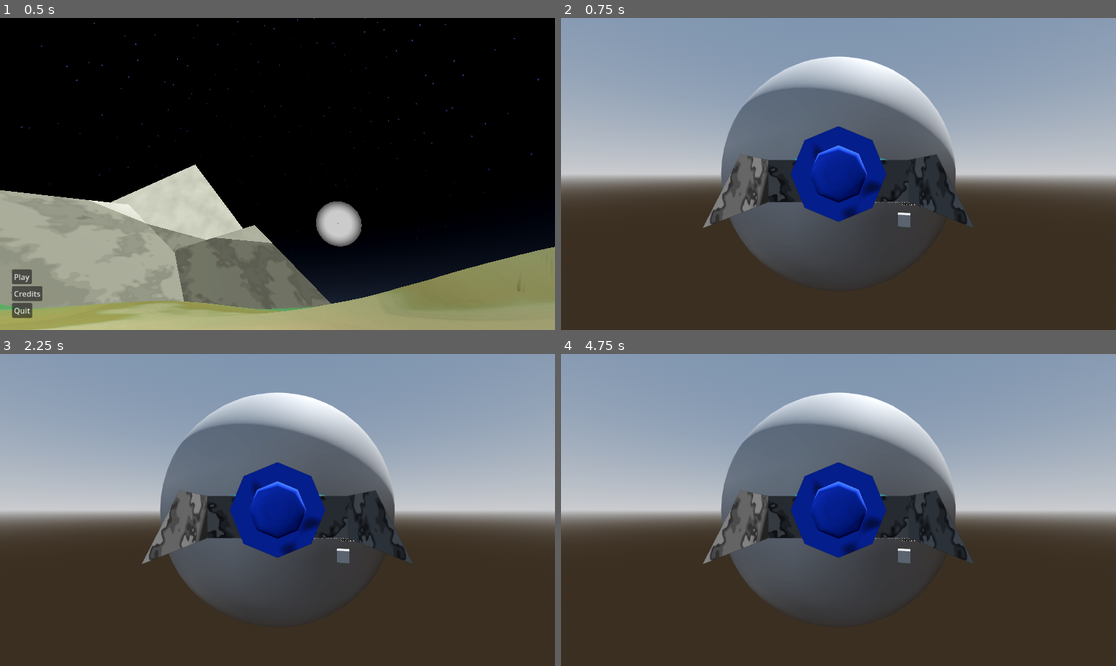
Above: before the commit, frames 1-4 (two rows, left to right).
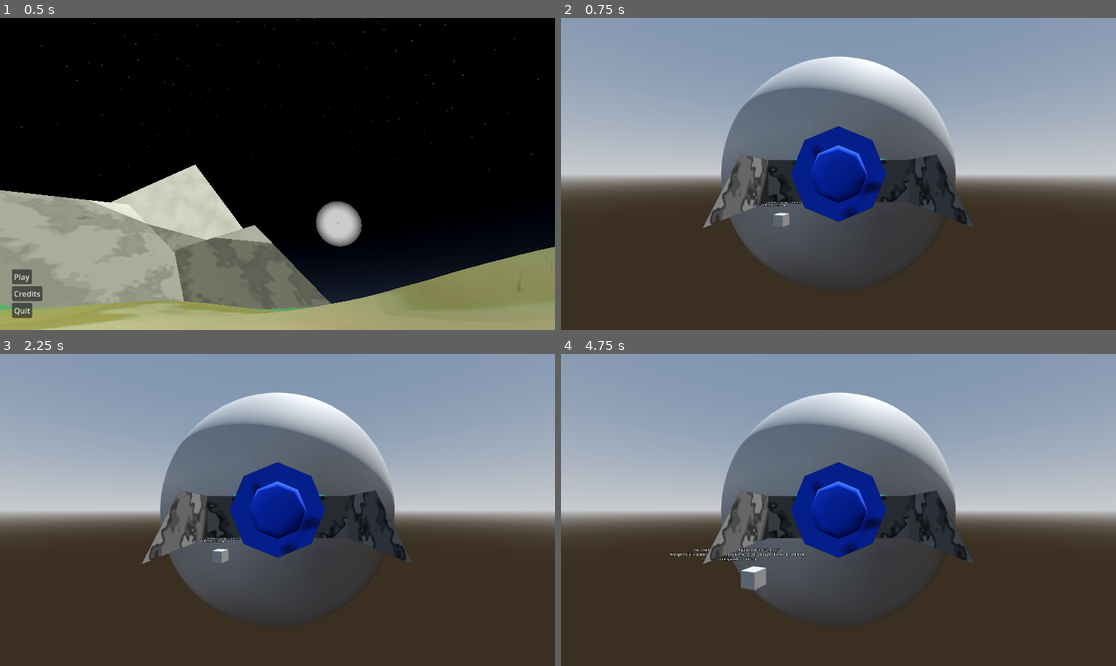
Above: after the commit, the same moments.

Repository: Ortley/black-hole-stars
Game: Godot game, scene res://scene/init.tscn
Two runs of this game, one before a commit and one after it. Both use one fixed random seed, a clock stepped at 60 frames per second and the inputs below.
Inputs (mouse positions are in pixels of both pictures, inside the frame that each line leads up to):
- Up to frame 1 (0.5 s): no input
- Up to frame 2 (0.75 s): click "Play" at 0.5 s
- Up to frame 3 (2.25 s): tap Enter at 1.25 s; move the mouse to (399, 494) at 1.27 s; hold Right 1.28-2.03 s; tap Alt at 1.35 s; click (399, 494) at 1.42 s; tap Space at 2 s; move the mouse to (166, 525) at 2.02 s; hold Down from 2.03 s (still down); tap Shift at 2.1 s; click (166, 525) at 2.17 s
- Up to frame 4 (4.75 s): tap Enter at 2.75 s; move the mouse to (894, 441) at 2.77 s; release Down at 2.78 s; hold Right 2.78-3.53 s; tap Alt at 2.85, 4.35 s; click (894, 441) at 2.92 s; move the mouse to (810, 572) at 3.52 s; hold Up 3.53-4.28 s; tap Shift at 3.6 s; click (810, 572) at 3.67 s; move the mouse to (1005, 556) at 4.27 s; hold Left from 4.28 s (still down); click (1005, 556) at 4.42 s

Frame 1 is identical in both runs. In frame 2, 0.2% of the frame differs, in the area x 35-64%, y 17-68%; in frame 3, 0.3%; in frame 4, 0.7%, in the area x 19-64%, y 49-76%.

Commit message:
Add physics to space objects

Diff:
--- a/project.godot
+++ b/project.godot
@@ -60,6 +60,26 @@
 "events": [Object(InputEventKey,"resource_local_to_scene":false,"resource_name":"","device":-1,"window_id":0,"alt_press …(195 unchanged characters)…
 ]
 }
+throttle_increase={
+"deadzone": 0.2,
+"events": [Object(InputEventKey,"resource_local_to_scene":false,"resource_name":"","device":-1,"window_id":0,"alt_pressed":false,"shift_pressed":false,"ctrl_pressed":false,"meta_pressed":false,"pressed":false,"keycode":0,"physical_keycode":4194325,"key_label":0,"unicode":0,"location":0,"echo":false,"script":null)
+]
+}
+throttle_decrease={
+"deadzone": 0.2,
+"events": [Object(InputEventKey,"resource_local_to_scene":false,"resource_name":"","device":-1,"window_id":0,"alt_pressed":false,"shift_pressed":false,"ctrl_pressed":false,"meta_pressed":false,"pressed":false,"keycode":0,"physical_keycode":4194326,"key_label":0,"unicode":0,"location":0,"echo":false,"script":null)
+]
+}
+roll_left={
+"deadzone": 0.2,
+"events": [Object(InputEventKey,"resource_local_to_scene":false,"resource_name":"","device":-1,"window_id":0,"alt_pressed":false,"shift_pressed":false,"ctrl_pressed":false,"meta_pressed":false,"pressed":false,"keycode":0,"physical_keycode":81,"key_label":0,"unicode":113,"location":0,"echo":false,"script":null)
+]
+}
+roll_right={
+"deadzone": 0.2,
+"events": [Object(InputEventKey,"resource_local_to_scene":false,"resource_name":"","device":-1,"window_id":0,"alt_pressed":false,"shift_pressed":false,"ctrl_pressed":false,"meta_pressed":false,"pressed":false,"keycode":0,"physical_keycode":69,"key_label":0,"unicode":101,"location":0,"echo":false,"script":null)
+]
+}
 
 [layer_names]
 
@@ -69,6 +89,7 @@
 [physics]
 
 3d/physics_engine="Jolt Physics"
+3d/default_gravity=0.0
 
 [rendering]
 
--- a/scene/game.tscn
+++ b/scene/game.tscn
@@ -1,87 +1,9 @@
 [gd_scene format=3 uid="uid://bqgm1h2l0q1se"]
 
 [ext_resource type="Script" uid="uid://bam1jhwo5dvuo" path="res://script/class/normal_space_body.gd" id="1_5kiuu"]
-
-[sub_resource type="GDScript" id="GDScript_n4st5"]
-resource_name = "space-manager"
-script/source = "extends Node
-
-@onready var normal: Node3D = $\"../World/Normal\"
-@onready var scaled: Node3D = $\"../World/Scaled\"
-
-@onready var scaled_cam: Camera3D = $\"../Scaled/SVC/SubViewport/Camera\"
-@onready var normal_cam: Camera3D = $\"../Normal/SVC/SubViewport/Camera\"
-@onready var smartmobile: Node3D = $\"../World/Normal/Smartmobile\"
-
-var smartmobile_pos := DoubleVector.new(0,0,0)
-var normal_cam_pos := DoubleVector.new(0, 0, 0)
-var cam_basis := Basis.IDENTITY
-var mouse_sens := 0.005
-var roting := false
-var zoom := 4.0
-var mouse_input := Vector2.ZERO
-
-var origin := DoubleVector.new(0, 0, 0)
-var threshold := 1000
-@onready var threshold_squared := threshold * threshold
-var scale := 10000.0
-
-func _ready() -> void:
-	normal.visible = true
-	scaled.visible = true;
-
-	smartmobile_pos.x = smartmobile.position.x
-	smartmobile_pos.y = smartmobile.position.y
-	smartmobile_pos.z = smartmobile.position.z
-
-func _physics_process(_delta: float) -> void:
-	var a = smartmobile_pos.vec3() + zoom * cam_basis.z
-	normal_cam_pos.x = a.x;
-	normal_cam_pos.y = a.y;
-	normal_cam_pos.z = a.z;
-	var diff := normal_cam_pos.sub(origin)
-	if diff.length_squared() > threshold_squared:
-		origin.x = normal_cam_pos.x
-		origin.y = normal_cam_pos.y
-		origin.z = normal_cam_pos.z
-
-		print(\"shiftin time!\")
-
-		for body in get_tree().get_nodes_in_group(\"space_bodies\"):
-			if body is NormalSpaceBody:
-				#body.position.x -= diff.x
-				#body.position.y -= diff.y
-				#body.position.z -= diff.z
-				body.position.x = body.real_pos.x - origin.x
-				body.position.y = body.real_pos.y - origin.y
-				body.position.z = body.real_pos.z - origin.z
-				print(body.position)
-
-	normal_cam.position.x = normal_cam_pos.x - origin.x
-	normal_cam.position.y = normal_cam_pos.y - origin.y
-	normal_cam.position.z = normal_cam_pos.z - origin.z
-	normal_cam.basis = cam_basis
-
-	scaled_cam.position.x = normal_cam_pos.x / scale
-	scaled_cam.position.y = normal_cam_pos.y / scale
-	scaled_cam.position.z = normal_cam_pos.z / scale
-	scaled_cam.basis = cam_basis
-
-func _input(event: InputEvent) -> void:
-	if event is InputEventMouseButton:
-		if event.button_index == MouseButton.MOUSE_BUTTON_RIGHT:
-			roting = event.pressed
-		elif event.button_index == MouseButton.MOUSE_BUTTON_WHEEL_DOWN:
-			zoom *= 1.15
-		elif event.button_index == MouseButton.MOUSE_BUTTON_WHEEL_UP:
-			zoom /= 1.15
-	elif roting == true and event is InputEventMouseMotion:
-		mouse_input = event.relative
-		cam_basis = Basis(Vector3.UP, -event.relative.x * mouse_sens) * cam_basis
-		cam_basis = cam_basis * Basis(Vector3.RIGHT, -event.relative.y * mouse_sens)
-		cam_basis = cam_basis.orthonormalized()
-
-"
+[ext_resource type="Script" uid="uid://ypunvoqwx5df" path="res://script/space-manager.gd" id="1_dbls1"]
+[ext_resource type="Script" uid="uid://cpoj2n3nxhl5f" path="res://script/class/thruster.gd" id="2_33cqm"]
+[ext_resource type="Script" uid="uid://ci2c07u5enlda" path="res://script/class/rcs.gd" id="3_xwcet"]
 
 [sub_resource type="ProceduralSkyMaterial" id="ProceduralSkyMaterial_n4st5"]
 sky_horizon_color = Color(0.66224277, 0.6717428, 0.6867428, 1)
@@ -156,10 +78,30 @@
 uv1_triplanar = true
 uv1_triplanar_sharpness = 150.0
 
+[sub_resource type="GDScript" id="GDScript_33cqm"]
+resource_name = "controller"
+script/source = "extends Node
+
+@export var target: NormalSpaceBody
+var intent_roll: float = 0.0
+var intent_pitch: float = 0.0
+var intent_z: float = 0.0
+
+func _process(delta: float) -> void:
+	intent_roll = Input.get_axis(\"roll_left\", \"roll_right\")
+	intent_pitch = Input.get_axis(\"test_cam_forward\", \"test_cam_backward\")
+	intent_z = Input.get_axis(\"throttle_decrease\", \"throttle_increase\")
+
+func _physics_process(delta: float) -> void:
+	target.thrusters[0].throttle = clampf(target.thrusters[0].throttle + intent_z * 3 * delta, 0, 1)
+	target.rcs[0].active = intent_roll > 0
+	target.rcs[1].active = intent_roll < 0
+	target.rcs[2].active = intent_pitch > 0
+	target.rcs[3].active = intent_pitch < 0
+
+"
+
 [node name="Game" type="Node3D" unique_id=1835963098]
-
-[node name="SpaceManager" type="Node" parent="." unique_id=1155875696]
-script = SubResource("GDScript_n4st5")
 
 [node name="WorldEnvironment" type="WorldEnvironment" parent="." unique_id=1567304175]
 environment = SubResource("Environment_dbls1")
@@ -183,7 +125,7 @@
 
 [node name="Normal" type="Node3D" parent="World" unique_id=1530911982]
 
-[node name="CSGBox3D" type="Node3D" parent="World/Normal" unique_id=1183222634]
+[node name="CSGBox3D" type="RigidBody3D" parent="World/Normal" unique_id=950559973]
 transform = Transform3D(0.9437029, 0, -0.3307944, 0, 1, 0, 0.3307944, 0, 0.9437029, 0, 0, -5.749104)
 script = ExtResource("1_5kiuu")
 metadata/_custom_type_script = "uid://bam1jhwo5dvuo"
@@ -191,7 +133,7 @@
 [node name="CSGBox3D" type="CSGBox3D" parent="World/Normal/CSGBox3D" unique_id=151166055]
 layers = 2
 
-[node name="StupidMobile" type="Node3D" parent="World/Normal" unique_id=1900386567]
+[node name="StupidMobile" type="RigidBody3D" parent="World/Normal" unique_id=1061764045]
 transform = Transform3D(1, 0, 0, 0, 1, 0, 0, 0, 1, 7.779869, 6.0885305, 7.1158524)
 visible = false
 script = ExtResource("1_5kiuu")
@@ -238,8 +180,10 @@
 transform = Transform3D(1, 0, 0, 0, 1, 0, 0, 0, 1, 0, 1.5, 0)
 cone = true
 
-[node name="Smartmobile" type="Node3D" parent="World/Normal" unique_id=1061102170]
-transform = Transform3D(1, 0, 0, 0, 1, 0, 0, 0, 1, -5.517083, 3.853245, 7.390007)
+[node name="Smartmobile" type="RigidBody3D" parent="World/Normal" unique_id=1007455145]
+transform = Transform3D(1, 0, 0, 0, 1, 0, 0, 0, 1, 5, 4, 8)
+mass = 100.0
+center_of_mass_mode = 1
 script = ExtResource("1_5kiuu")
 metadata/_custom_type_script = "uid://bam1jhwo5dvuo"
 
@@ -336,16 +280,53 @@
 height = 1.25
 cone = true
 
-[node name="Node3D" type="Node3D" parent="World/Normal" unique_id=438934981]
+[node name="Thruster" type="Node3D" parent="World/Normal/Smartmobile" unique_id=282409661]
+transform = Transform3D(-1, 0, 8.742278e-08, 0, 1, 0, -8.742278e-08, 0, -1, 0, 0, 3)
+script = ExtResource("2_33cqm")
+magnitude = 800.0
+metadata/_custom_type_script = "uid://cpoj2n3nxhl5f"
+
+[node name="RCS" type="Node3D" parent="World/Normal/Smartmobile" unique_id=1718439822]
+transform = Transform3D(1, 0, 0, 0, -4.371139e-08, 1, 0, -1, -4.371139e-08, -2, 0, 0)
+script = ExtResource("3_xwcet")
+magnitude = 50.0
+metadata/_custom_type_script = "uid://ci2c07u5enlda"
+
+[node name="RCS2" type="Node3D" parent="World/Normal/Smartmobile" unique_id=1191942399]
+transform = Transform3D(1, 0, 0, 0, -4.371139e-08, 1, 0, -1, -4.371139e-08, 2, 0, 0)
+script = ExtResource("3_xwcet")
+magnitude = 50.0
+metadata/_custom_type_script = "uid://ci2c07u5enlda"
+
+[node name="RCS3" type="Node3D" parent="World/Normal/Smartmobile" unique_id=2121182295]
+transform = Transform3D(1, 0, 0, 0, -4.371139e-08, 1, 0, -1, -4.371139e-08, 0, 0, -3)
+script = ExtResource("3_xwcet")
+magnitude = 50.0
+metadata/_custom_type_script = "uid://ci2c07u5enlda"
+
+[node name="RCS4" type="Node3D" parent="World/Normal/Smartmobile" unique_id=710051876]
+transform = Transform3D(1, 0, 0, 0, -4.371139e-08, -1, 0, 1, -4.371139e-08, 0, 0, -3)
+script = ExtResource("3_xwcet")
+magnitude = 50.0
+metadata/_custom_type_script = "uid://ci2c07u5enlda"
+
+[node name="Sign" type="RigidBody3D" parent="World/Normal" unique_id=1846517978]
 script = ExtResource("1_5kiuu")
 metadata/_custom_type_script = "uid://bam1jhwo5dvuo"
 
-[node name="Label3D" type="Label3D" parent="World/Normal/Node3D" unique_id=1698109225]
+[node name="Label3D" type="Label3D" parent="World/Normal/Sign" unique_id=1698109225]
 transform = Transform3D(1, 0, 0, 0, 1, 0, 0, 0, 1, 0, 1.8037641, -3.7720003)
 layers = 2
 text = "The cube is in normal space (engine position ~(0, 0, -5.7))
-The sphere is in scaled space (engine position (0, 0, -20), visual position (0, 0, -200))
-Scale space is 1:10 rn"
+The sphere is in scaled space (engine position (0, 0, -20), visual position (0, 0, -200,000))
+Scale space is 1:10000 rn"
+
+[node name="SpaceManager" type="Node" parent="." unique_id=1650619175]
+script = ExtResource("1_dbls1")
+
+[node name="Controller" type="Node" parent="." unique_id=547705595 node_paths=PackedStringArray("target")]
+script = SubResource("GDScript_33cqm")
+target = NodePath("../World/Normal/Smartmobile")
 
 [node name="Scaled" type="CanvasLayer" parent="." unique_id=120549414]
 
--- a/script/class/normal_space_body.gd
+++ b/script/class/normal_space_body.gd
@@ -1,7 +1,30 @@
-extends Node3D
+extends RigidBody3D
 class_name NormalSpaceBody
 
 @onready var real_pos: DoubleVector = DoubleVector.new(position.x, position.y, position.z)
+var thrusters: Array[Thruster]
+var rcs: Array[RCS]
+var prev: Vector3
 
 func _ready() -> void:
-	self.add_to_group("space_bodies")
+	add_to_group("space_bodies")
+	for child in get_children(true):
+		if child is Thruster:
+			thrusters.append(child)
+		elif child is RCS:
+			rcs.append(child)
+	real_pos.x = position.x
+	real_pos.y = position.y
+	real_pos.z = position.z
+
+func _physics_process(delta: float) -> void:
+	real_pos.x += position.x - prev.x
+	real_pos.y += position.y - prev.y
+	real_pos.z += position.z - prev.z
+	prev = position
+
+	for thruster in thrusters:
+		apply_force(thruster.magnitude * thruster.global_basis.z * thruster.throttle, thruster.global_position - global_position)
+	for rc in rcs:
+		if rc.active == true:
+			apply_force(rc.magnitude * rc.global_basis.z, rc.global_position - global_position)
--- /dev/null
+++ b/script/class/rcs.gd
@@ -0,0 +1,6 @@
+extends Node3D
+class_name RCS
+
+@export var magnitude := 0.0
+@export var usage := 0.0
+@export var active := false
--- /dev/null
+++ b/script/class/thruster.gd
@@ -0,0 +1,6 @@
+extends Node3D
+class_name Thruster
+
+@export var magnitude := 0.0
+@export var usage := 0.0
+@export_range(0, 1) var throttle := 0.0
--- /dev/null
+++ b/script/space-manager.gd
@@ -0,0 +1,73 @@
+extends Node
+
+@onready var normal: Node3D = $"../World/Normal"
+@onready var scaled: Node3D = $"../World/Scaled"
+
+@onready var scaled_cam: Camera3D = $"../Scaled/SVC/SubViewport/Camera"
+@onready var normal_cam: Camera3D = $"../Normal/SVC/SubViewport/Camera"
+
+@onready var smartmobile: NormalSpaceBody = $"../World/Normal/Smartmobile"
+
+var normal_cam_pos := DoubleVector.new(0, 0, 0)
+var cam_basis := Basis.IDENTITY
+var mouse_sens := 0.005
+var roting := false
+var zoom := 4.0
+var mouse_input := Vector2.ZERO
+
+var origin := DoubleVector.new(0, 0, 0)
+var threshold := 50
+@onready var threshold_squared := threshold * threshold
+var scale := 10000.0
+
+func _ready() -> void:
+	normal.visible = true
+	scaled.visible = true;
+	shift()
+
+func shift() -> void:
+	origin.x = normal_cam_pos.x
+	origin.y = normal_cam_pos.y
+	origin.z = normal_cam_pos.z
+
+	print("shiftin time!")
+
+	for body in get_tree().get_nodes_in_group("space_bodies"):
+		if body is NormalSpaceBody:
+			body.position.x = body.real_pos.x - origin.x
+			body.position.y = body.real_pos.y - origin.y
+			body.position.z = body.real_pos.z - origin.z
+
+			body.prev = body.position
+
+
+func _physics_process(delta: float) -> void:
+	var a = smartmobile.real_pos.vec3() + zoom * cam_basis.z
+	normal_cam_pos.x = a.x
+	normal_cam_pos.y = a.y
+	normal_cam_pos.z = a.z
+	var diff := normal_cam_pos.sub(origin)
+	if diff.length_squared() > threshold_squared:
+		shift()
+
+	var new = Vector3(normal_cam_pos.x - origin.x, normal_cam_pos.y - origin.y, normal_cam_pos.z - origin.z)
+	normal_cam.position = new
+	normal_cam.basis = cam_basis
+
+	new = Vector3(normal_cam_pos.x / scale, normal_cam_pos.y / scale, normal_cam_pos.z / scale)
+	scaled_cam.position = new
+	scaled_cam.basis = cam_basis
+
+func _input(event: InputEvent) -> void:
+	if event is InputEventMouseButton:
+		if event.button_index == MouseButton.MOUSE_BUTTON_RIGHT:
+			roting = event.pressed
+		elif event.button_index == MouseButton.MOUSE_BUTTON_WHEEL_DOWN:
+			zoom *= 1.15
+		elif event.button_index == MouseButton.MOUSE_BUTTON_WHEEL_UP:
+			zoom /= 1.15
+	elif roting == true and event is InputEventMouseMotion:
+		mouse_input = event.relative
+		cam_basis = Basis(Vector3.UP, -event.relative.x * mouse_sens) * cam_basis
+		cam_basis = cam_basis * Basis(Vector3.RIGHT, -event.relative.y * mouse_sens)
+		cam_basis = cam_basis.orthonormalized()
Not shown, added: script/class/rcs.gd.uid
Not shown, added: script/class/thruster.gd.uid
Not shown, added: script/space-manager.gd.uid
